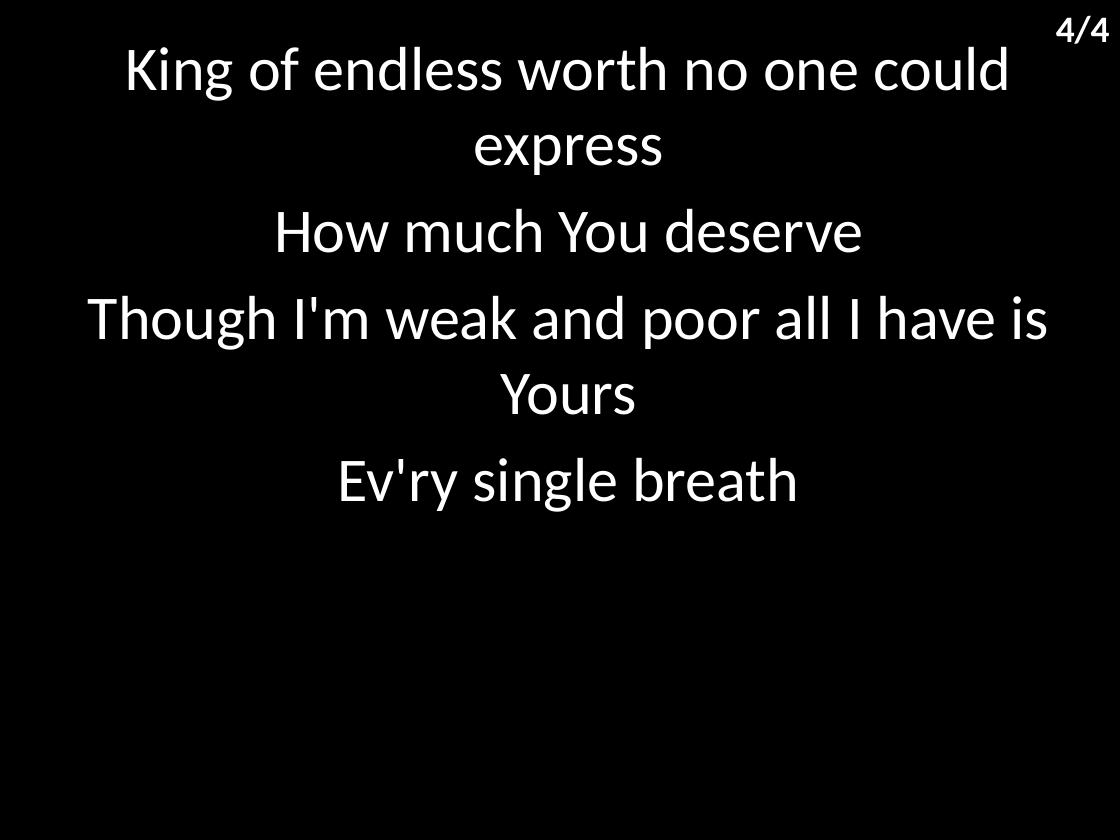
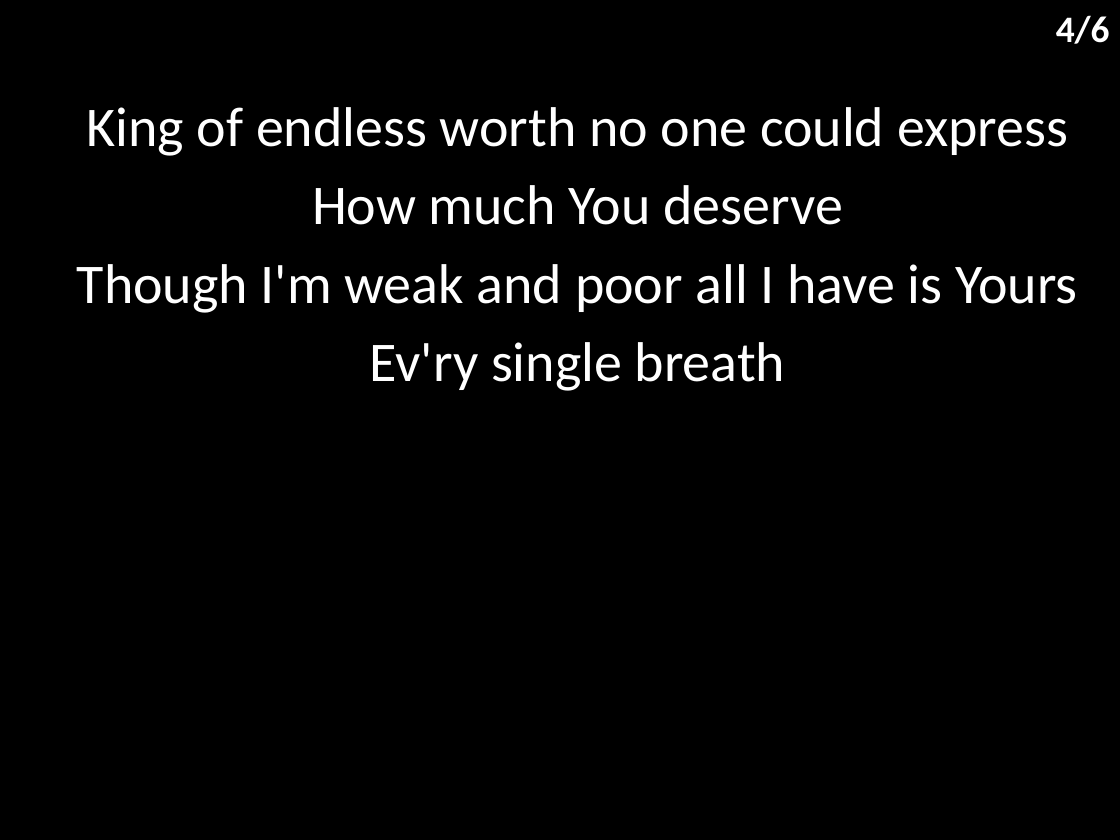
Before and after one commit to hoo-are-ya/worship, a slide deck: slide 5 of docs/songs/heart of worship.pptx. Drawn at 1120x840 pixels with LibreOffice and Linux fonts; fonts in the diff are those of the drawing. Boxes give left, top, right and bottom in pixels: in the first picture for what was removed or moved away, otherwise in the second. Text is boxed around its words. In the diff, an @@ line names an element or a change of style, - is before the commit and + after.

```diff
--- a/docs/songs/heart of worship.pptx
+++ b/docs/songs/heart of worship.pptx
@@ text at [1056,15,1110,44]: text changed @@
-4/4
+4/6
@@ subtitle "King of endless worth no ...": place and size @@
-subtitle "King of endless worth no ..." at [88,46,1050,512]
+subtitle "King of endless worth no ..." at [77,107,1077,391]
@@ subtitle "King of endless worth no ..." at [77,107,1077,391]: size 40 to 36 pt @@
```
Also in this commit, not shown: 3 other slides changed, 2 slides added, 4 other files.
